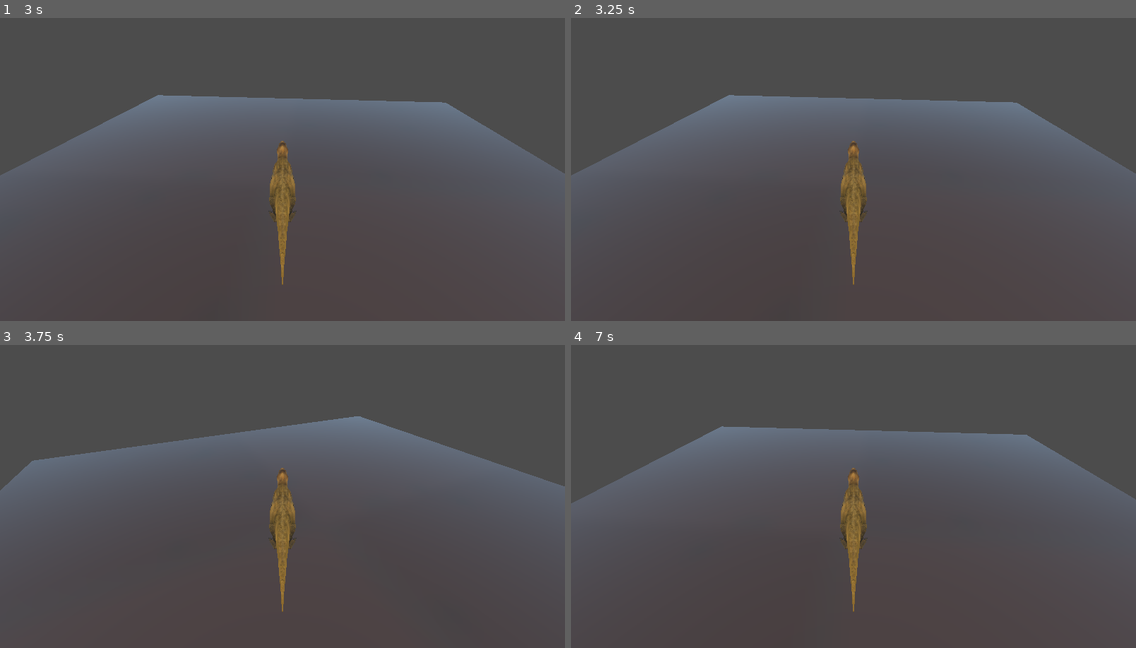
Above: before the commit, frames 1-4 (two rows, left to right).
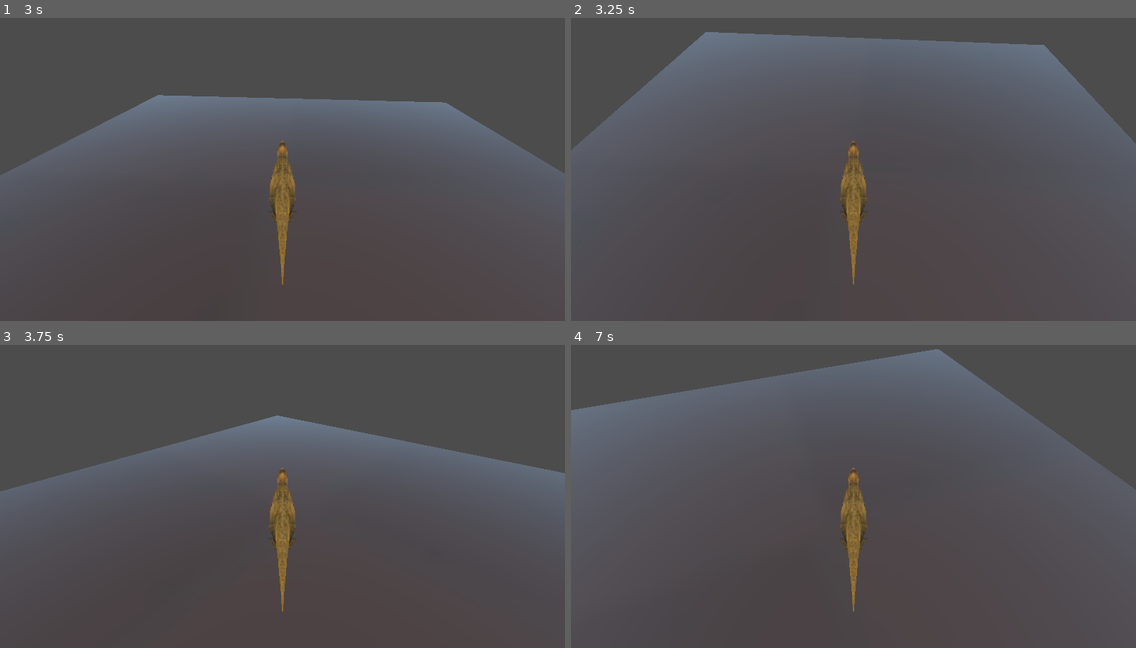
Above: after the commit, the same moments.

Repository: alejodiazg/ggj2020-antirampage
Game: Godot game, scene res://scenes/levels/TestScene.tscn
The game is run twice, just before and just after one commit, with the same random seed, the same clock (stepped at 60 frames per second) and the same inputs.
Inputs:
- Up to frame 1 (3 s): hold A (tecla_a) 0.53-1.28 s; tap D (tecla_d) at 0.8, 1.35 s; tap S (tecla_s) at 1.55 s; tap Enter at 2 s; hold S (tecla_s) 2.03-2.78 s; tap W (tecla_w) at 2.3, 2.85 s
- Up to frame 2 (3.25 s): tap X (tecla_x, bound only after the commit) at 3.05 s
- Up to frame 3 (3.75 s): tap Space at 3.5 s; hold A (tecla_a) from 3.53 s (still down); tap X (tecla_x, bound only after the commit) at 3.6 s
- Up to frame 4 (7 s): release A (tecla_a) at 4.28 s; tap A (tecla_a) at 4.35 s; tap D (tecla_d) at 4.55 s; tap Enter at 5 s; hold D (tecla_d) 5.03-5.78 s; tap S (tecla_s) at 5.3, 5.85 s; tap W (tecla_w) at 6.05 s; tap Space at 6.5 s; hold W (tecla_w) from 6.53 s (still down); tap X (tecla_x, bound only after the commit) at 6.8 s

Frame 1 is identical in both runs. In frame 2, 20% of the frame differs, in the area x 0-100%, y 4-50%; in frame 3, 2.8%; in frame 4, 17%.

Commit message:
character smooth

Diff:
--- a/AntiRampage/project.godot
+++ b/AntiRampage/project.godot
@@ -41,6 +41,11 @@
 "events": [ Object(InputEventKey,"resource_local_to_scene":false,"resource_name":"","device":0,"alt":false,"shift":false,"control":false,"meta":false,"command":false,"pressed":false,"scancode":87,"unicode":0,"echo":false,"script":null)
  ]
 }
+tecla_x={
+"deadzone": 0.5,
+"events": [ Object(InputEventKey,"resource_local_to_scene":false,"resource_name":"","device":0,"alt":false,"shift":false,"control":false,"meta":false,"command":false,"pressed":false,"scancode":88,"unicode":0,"echo":false,"script":null)
+ ]
+}
 
 [rendering]
 
--- a/AntiRampage/scenes/characters/character_movement.gd
+++ b/AntiRampage/scenes/characters/character_movement.gd
@@ -4,6 +4,8 @@
 var gravity = -9.81
 var move_spd = 30
 var rotation_spd = 5
+var is_grabbing = false
+var is_moveable = true
 
 func _ready():
 	pass
@@ -15,20 +17,45 @@
 
 
 func input_processing(delta):
-	if (Input.is_action_pressed("tecla_a")):
-		rotation_degrees.y += rotation_spd
+	if (is_moveable):
+		if (Input.is_action_pressed("tecla_a")):
+			rotation_degrees.y += rotation_spd
 
-	if (Input.is_action_pressed("tecla_w")):
-		speed += (move_spd*delta) * global_transform.basis.z.normalized()
+		if (Input.is_action_pressed("tecla_w")):
+			speed += (move_spd*delta) * global_transform.basis.z.normalized()
 
-	if (Input.is_action_pressed("tecla_s")):
-		speed += (-move_spd*delta) * global_transform.basis.z.normalized()
+		if (Input.is_action_pressed("tecla_s")):
+			speed += (-move_spd*delta) * global_transform.basis.z.normalized()
 
-	if (Input.is_action_pressed("tecla_d")):
-		rotation_degrees.y -= rotation_spd
+		if (Input.is_action_pressed("tecla_d")):
+			rotation_degrees.y -= rotation_spd
 
 	if (Input.is_action_just_released("tecla_a") || Input.is_action_just_released("tecla_d")):
 		speed = Vector3(0,0,0)
 
 	if (Input.is_action_just_released("tecla_w") || Input.is_action_just_released("tecla_s")):
 		speed = Vector3(0,0,0)
+
+	if (Input.is_action_just_pressed("tecla_x")):
+		if (!is_grabbing):
+			grab_object()
+		else:
+			release_object()
+
+	if (Input.is_action_just_released("tecla_x")):
+		pass
+
+
+
+func grab_object():
+	while (rotation_degrees.x < 20):
+		rotation_degrees.x += 1
+	is_grabbing = true
+	is_moveable = false
+
+
+func release_object():
+	while (rotation_degrees.x > 0):
+		rotation_degrees.x -= 1
+	is_grabbing = false
+	is_moveable = true
